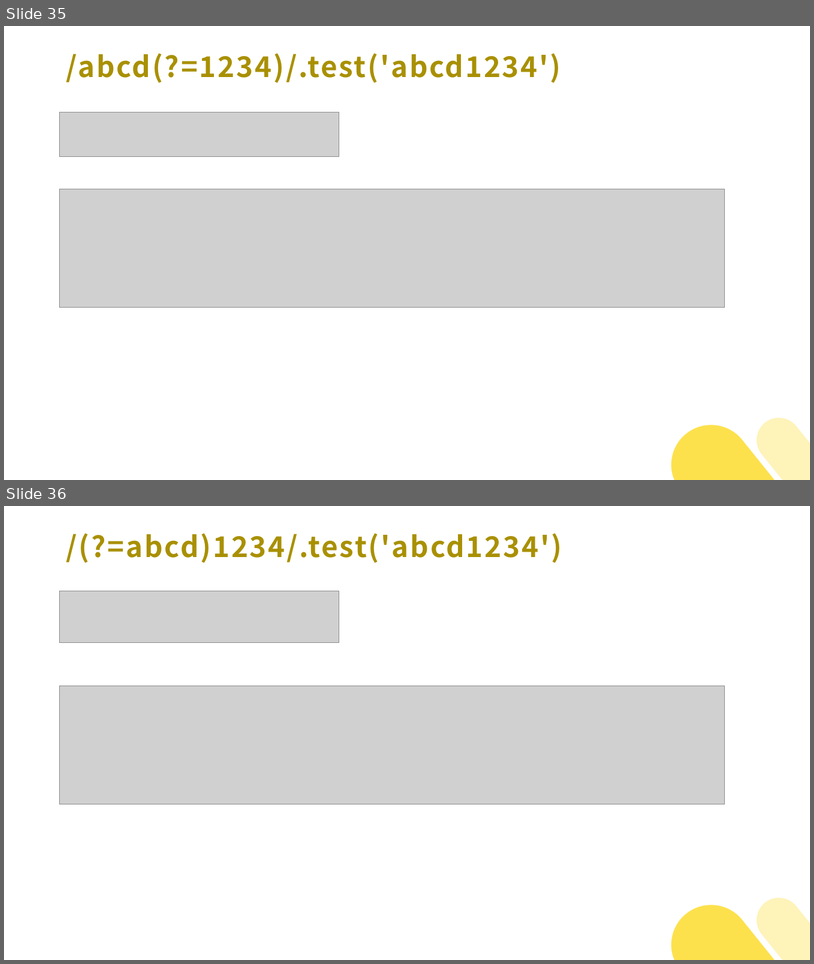
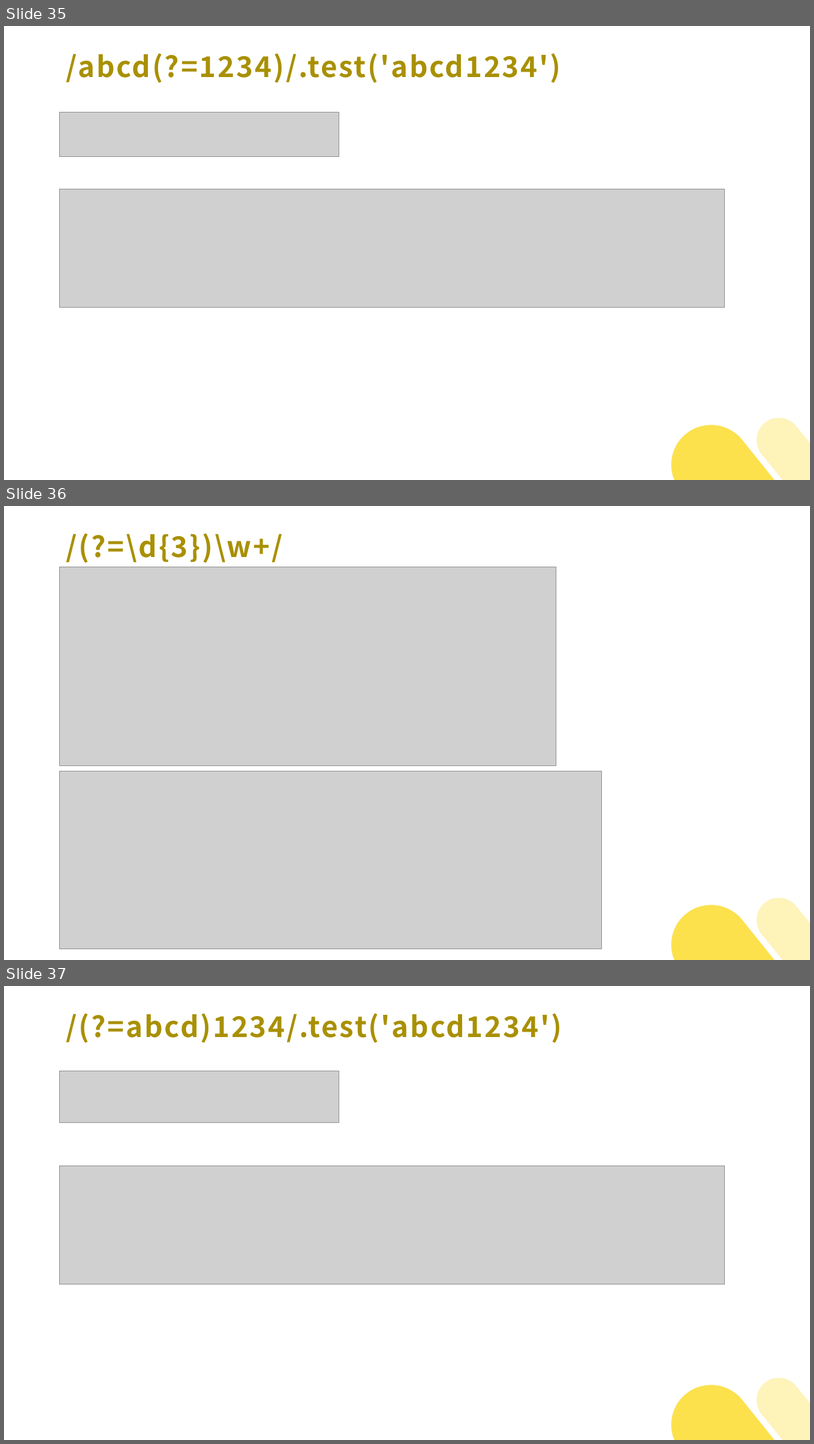
Before and after one commit to 382615666/note, a slide deck: 正则表达式/正则表达式.pptx. Shown one above the other, each under a label of ours: slides 35 and 36 before the commit, slides 35, 36 and 37 after it. The pictures are 814x964 and 814x1444 pixels, drawn with LibreOffice and Linux fonts; fonts in the diff are those of the drawing; grey boxes stand for pictures; background and template pictures are left out. Boxes give left, top, right and bottom in pixels: in the first picture for what was removed or moved away, otherwise in the second. Text is boxed around its words. In the diff, an @@ line names an element or a change of style, - is before the commit and + after.

```diff
--- a/正则表达式/正则表达式.pptx
+++ b/正则表达式/正则表达式.pptx
@@ slide 36 added at [4,506,810,960], background #FFFFFF @@
@@ title added at [66,533,283,563], 34 pt, text #A99002, bold @@
+/(?=\d{3})\w+/
@@ picture added at [60,567,557,766] @@
@@ picture added at [60,771,602,948] @@
@@ freeform shape added at [757,897,810,960], fill #FDE45A at 42% opacity @@
@@ freeform shape added at [672,904,776,960], fill #FCD605 at 71% opacity @@
@@ what was slide 36 is now slide 37 @@
```
